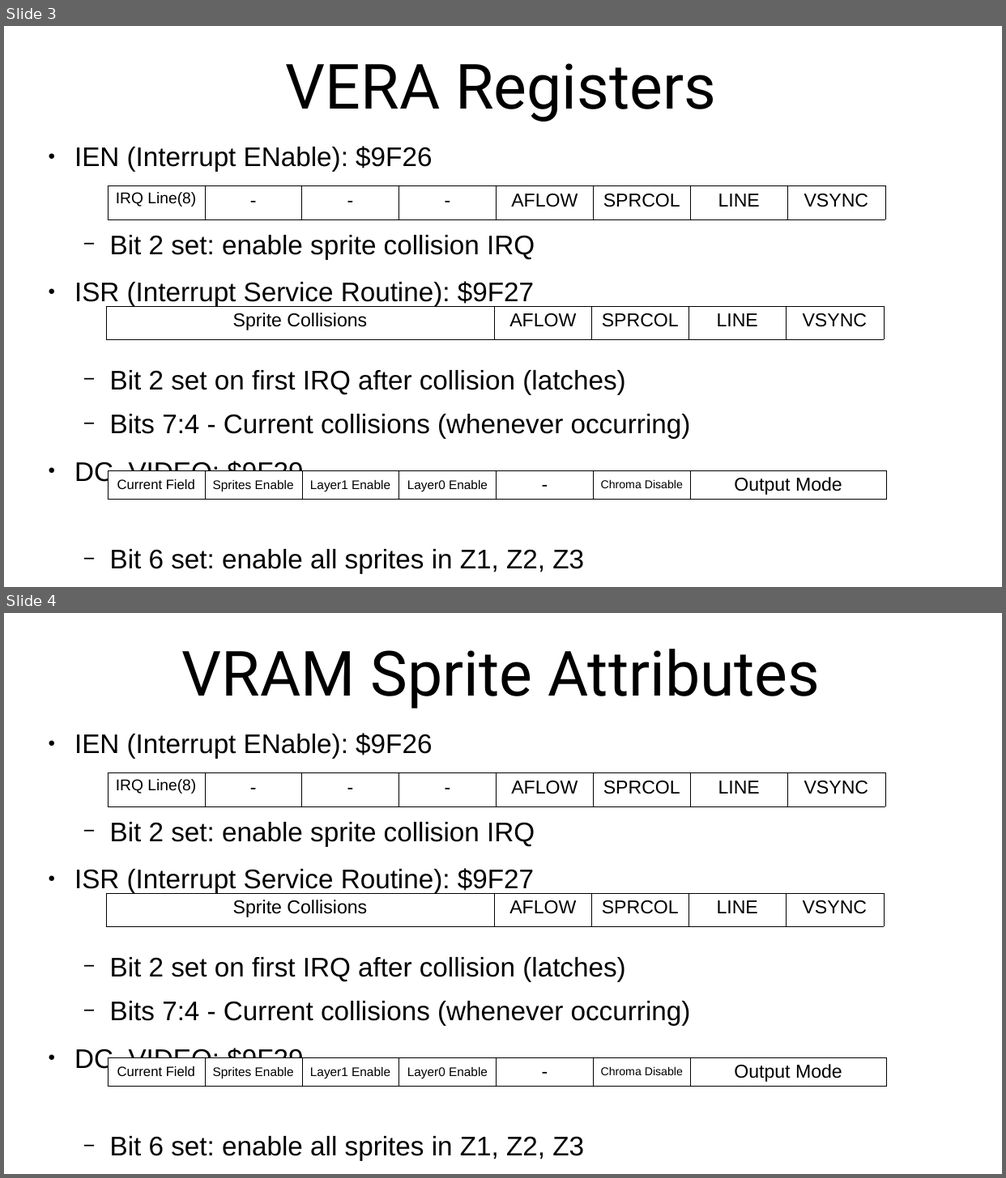
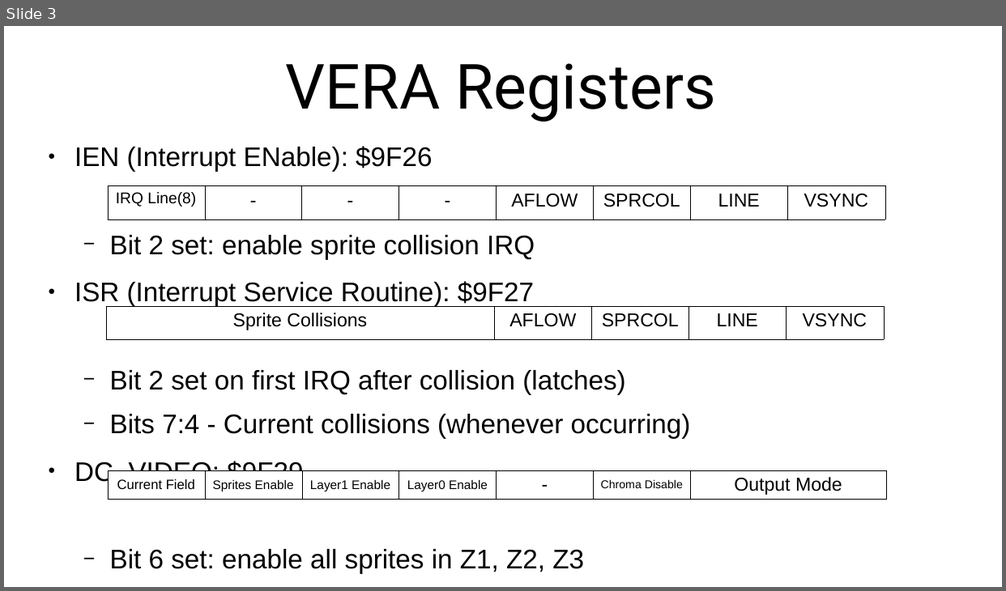
Before and after one commit to SlithyMatt/x16-assembly-tutorial, a slide deck: Lesson18/Lesson18.odp. Shown one above the other, each under a label of ours: slides 3 and 4 before the commit, slide 3 after it. The pictures are 1006x1178 and 1006x591 pixels, drawn with LibreOffice and Linux fonts; fonts in the diff are those of the drawing. Boxes give left, top, right and bottom in pixels: in the first picture for what was removed or moved away, otherwise in the second. Text is boxed around its words. In the diff, an @@ line names an element or a change of style, - is before the commit and + after.

```diff
--- a/Lesson18/Lesson18.odp
+++ b/Lesson18/Lesson18.odp
@@ slide 4 removed at <box>4,613,1002,1174</box>, background #FFFFFF @@
@@ title removed at <box>182,649,820,709</box> @@
-VRAM Sprite Attributes
@@ text removed at <box>74,733,691,1161</box> @@
-● IEN (Interrupt ENable): $9F26
-  − Bit 2 set: enable sprite collision IRQ
-● ISR (Interrupt Service Routine): $9F27
-  − Bit 2 set on first IRQ after collision (latches)
-  − Bits 7:4 - Current collisions (whenever occurring)
-● DC_VIDEO: $9F29
-  − Bit 6 set: enable all sprites in Z1, Z2, Z3
@@ table removed at <box>108,773,886,807</box>, 1 rows, 8 columns @@
-IRQ Line(8) | - | - | - | AFLOW | SPRCOL | LINE | VSYNC
@@ table removed at <box>106,893,884,926</box>, 1 rows, 5 columns @@
-Sprite Collisions | AFLOW | SPRCOL | LINE | VSYNC
@@ table removed at <box>108,1058,887,1086</box>, 1 rows, 7 columns @@
-Current Field | Sprites Enable | Layer1 Enable | Layer0 Enable | - | Chroma Disable | Output Mode
```
Also in this commit, not shown: 1 slide changed, 4 slides added, 1 other slide removed, 2 other files.
